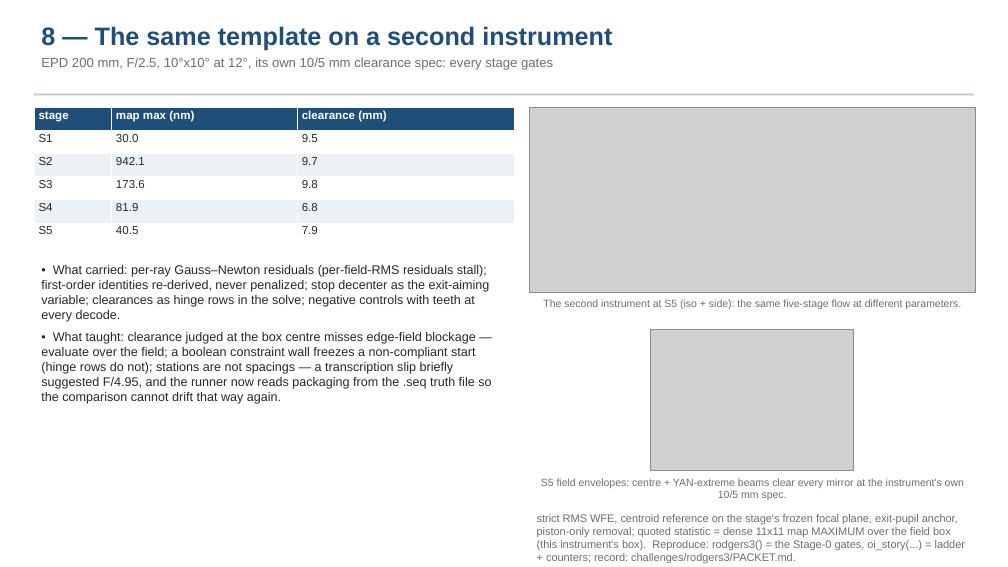
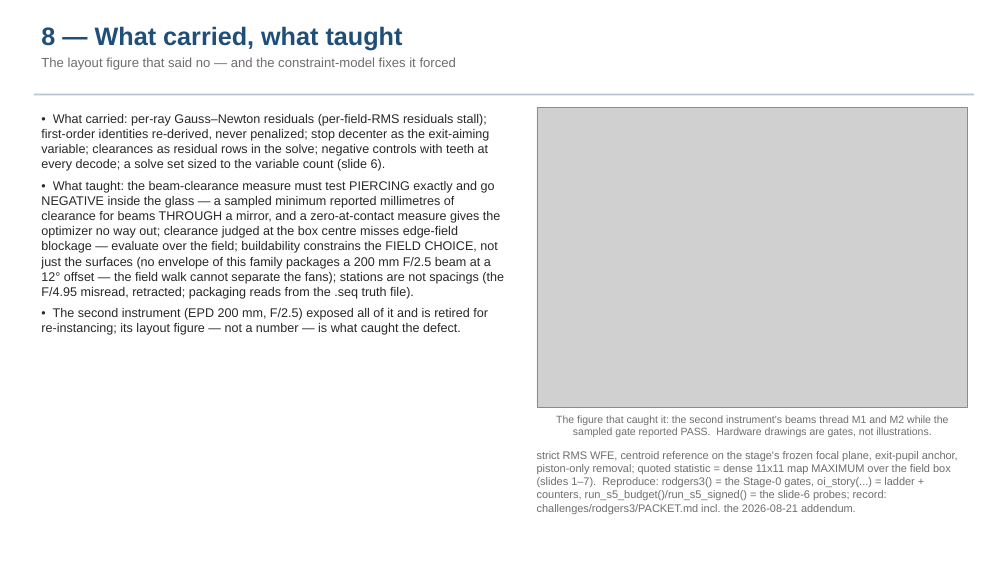
Before and after one commit to nasa-jpl/MACOS_resources, a slide deck: slide 9 of mmacos/challenges/rodgers3/deck_rodgers3.pptx. Drawn at 1008x567 pixels with LibreOffice and Linux fonts; fonts in the diff are those of the drawing; grey boxes stand for pictures. Boxes give left, top, right and bottom in pixels: in the first picture for what was removed or moved away, otherwise in the second. Text is boxed around its words. In the diff, an @@ line names an element or a change of style, - is before the commit and + after.

```diff
--- a/mmacos/challenges/rodgers3/deck_rodgers3.pptx
+++ b/mmacos/challenges/rodgers3/deck_rodgers3.pptx
@@ text at [41, 26, 456, 70]: text changed @@
-8 — The same template on a second instrument
-EPD 200 mm, F/2.5, 10°x10° at 12°, its own 10/5 mm clearance spec: every stage gates
+8 — What carried, what taught
+The layout figure that said no — and the constraint-model fixes it forced
@@ table removed at [34, 107, 514, 247], 6 rows, 3 columns @@
-stage | map max (nm) | clearance (mm)
-S1 | 30.0 | 9.5
-S2 | 942.1 | 9.7
-S3 | 173.6 | 9.8
-S4 | 81.9 | 6.8
-S5 | 40.5 | 7.9
@@ text added at [41, 114, 504, 335], 12 pt, text #282828 @@
+• What carried: per-ray Gauss–Newton residuals (per-field-RMS residuals stall); first-order identities re-derived, never penalized; stop decenter as the exit-aiming variable; clearances as residual rows in the solve; negative controls with teeth at every decode; a solve set sized to the variable count (slide 6).
+• What taught: the beam-clearance measure must test PIERCING exactly and go NEGATIVE inside the glass — a sampled minimum reported millimetres of clearance for beams THROUGH a mirror, and a zero-at-contact measure gives the optimizer no way out; clearance judged at the box centre misses edge-field blockage — evaluate over the field; buildability constrains the FIELD CHOICE, not just the surfaces (no envelope of this family packages a 200 mm F/2.5 beam at a 12° offset — the field walk cannot separate the fans); stations are not spacings (the F/4.95 misread, retracted; packaging reads from the .seq truth file).
+• The second instrument (EPD 200 mm, F/2.5) exposed all of it and is retired for re-instancing; its layout figure — not a number — is what caught the defect.
@@ picture removed at [529, 107, 975, 292] @@
@@ picture: place and size @@
-picture at [651, 329, 854, 470]
+picture at [537, 107, 967, 408]
@@ text removed at [41, 265, 491, 404] @@
-• What carried: per-ray Gauss–Newton residuals (per-field-RMS residuals stall); first-order identities re-derived, never penalized; stop decenter as the exit-aiming variable; clearances as hinge rows in the solve; negative controls with teeth at every decode.
-• What taught: clearance judged at the box centre misses edge-field blockage — evaluate over the field; a boolean constraint wall freezes a non-compliant start (hinge rows do not); stations are not spacings — a transcription slip briefly suggested F/4.95, and the runner now reads packaging from the .seq truth file so the comparison cannot drift that way again.
@@ text removed at [543, 299, 961, 309] @@
-The second instrument at S5 (iso + side): the same five-stage flow at different parameters.
@@ text added at [556, 415, 949, 437], 10 pt, text #6E6E6E @@
+The figure that caught it: the second instrument's beams thread M1 and M2 while the sampled gate reported PASS. Hardware drawings are gates, not illustrations.
@@ text at [537, 451, 958, 514]: text changed @@
-strict RMS WFE, centroid reference on the stage's frozen focal plane, exit-pupil anchor, piston-only removal; quoted statistic = dense 11x11 map MAXIMUM over the field box (this instrument's box). Reproduce: rodgers3() = the Stage-0 gates, oi_story(...) = ladder + counters; record: challenges/rodgers3/PACKET.md.
+strict RMS WFE, centroid reference on the stage's frozen focal plane, exit-pupil anchor, piston-only removal; quoted statistic = dense 11x11 map MAXIMUM over the field box (slides 1–7). Reproduce: rodgers3() = the Stage-0 gates, oi_story(...) = ladder + counters, run_s5_budget()/run_s5_signed() = the slide-6 probes; record: challenges/rodgers3/PACKET.md incl. the 2026-08-21 addendum.
@@ text removed at [541, 478, 964, 500] @@
-S5 field envelopes: centre + YAN-extreme beams clear every mirror at the instrument's own 10/5 mm spec.
```
Also in this commit, not shown: 2 other slides changed, 8 other files.
